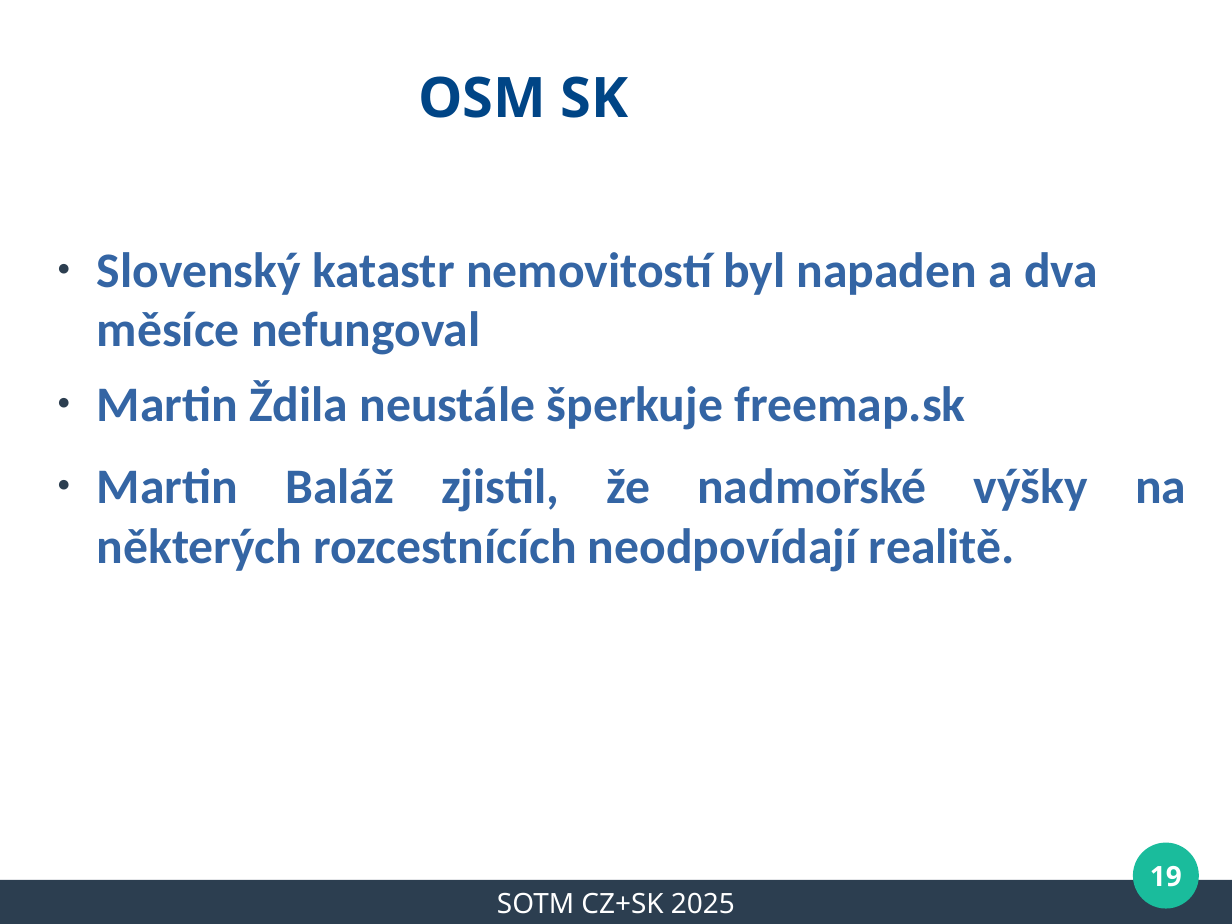
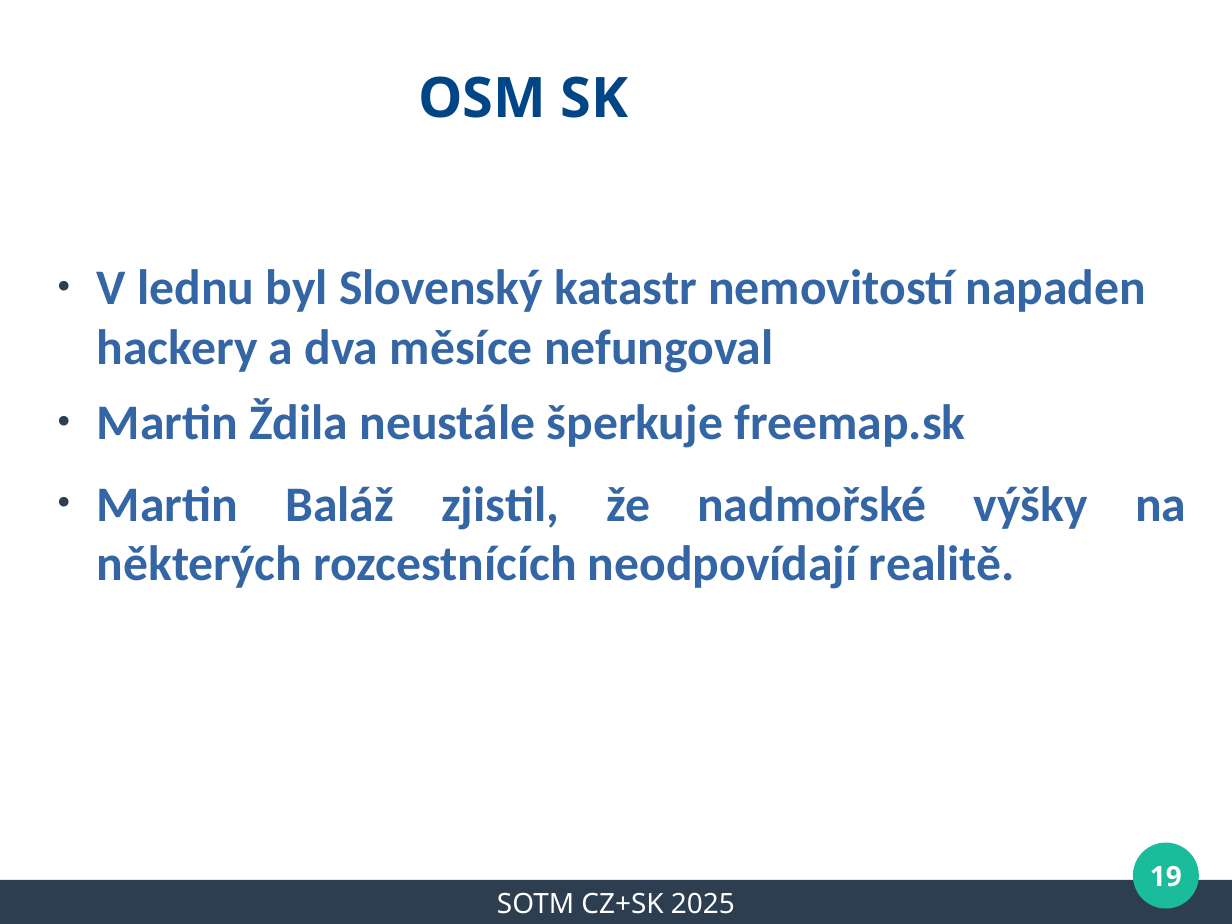
Before and after one commit to mkyral/osm, a slide deck: slide 19 of prezentace/SOTM_CZSK_2025/mkyral_WeeklyOSM_2025.odp. Drawn at 1232x924 pixels with LibreOffice and Linux fonts; fonts in the diff are those of the drawing; background and template pictures are left out. Boxes give left, top, right and bottom in pixels: in the first picture for what was removed or moved away, otherwise in the second. Text is boxed around its words. In the diff, an @@ line names an element or a change of style, - is before the commit and + after.

```diff
--- a/prezentace/SOTM_CZSK_2025/mkyral_WeeklyOSM_2025.odp
+++ b/prezentace/SOTM_CZSK_2025/mkyral_WeeklyOSM_2025.odp
@@ text "V lednu byl Slovenský katastr ...": place and size @@
-text "V lednu byl Slovenský katastr ..." at (97,252,1186,572)
+text "V lednu byl Slovenský katastr ..." at (97,269,1186,589)
@@ text at (97,269,1147,373): text changed @@
-● Slovenský katastr nemovitostí byl napaden a dva měsíce nefungoval
+● V lednu byl Slovenský katastr nemovitostí napaden hackery a dva měsíce nefungoval
```
Also in this commit, not shown: 5 other slides changed, 1 other file.
